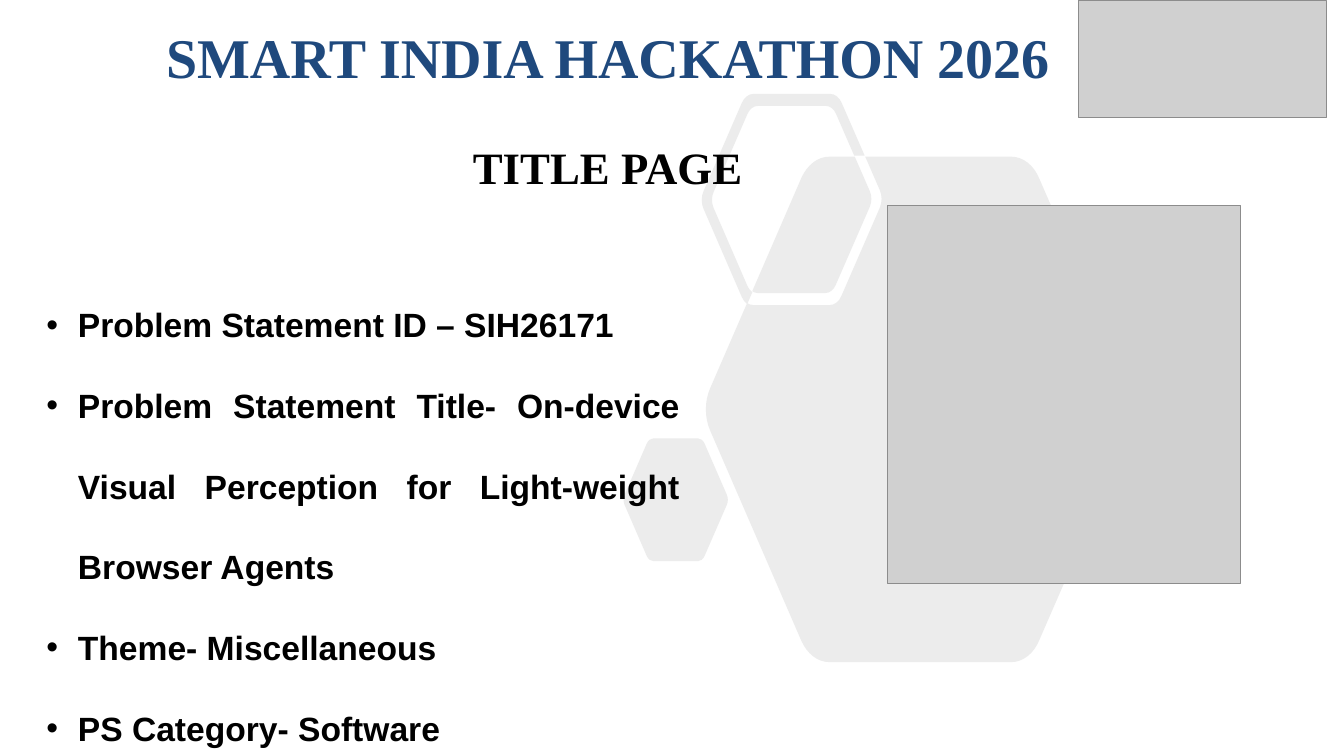
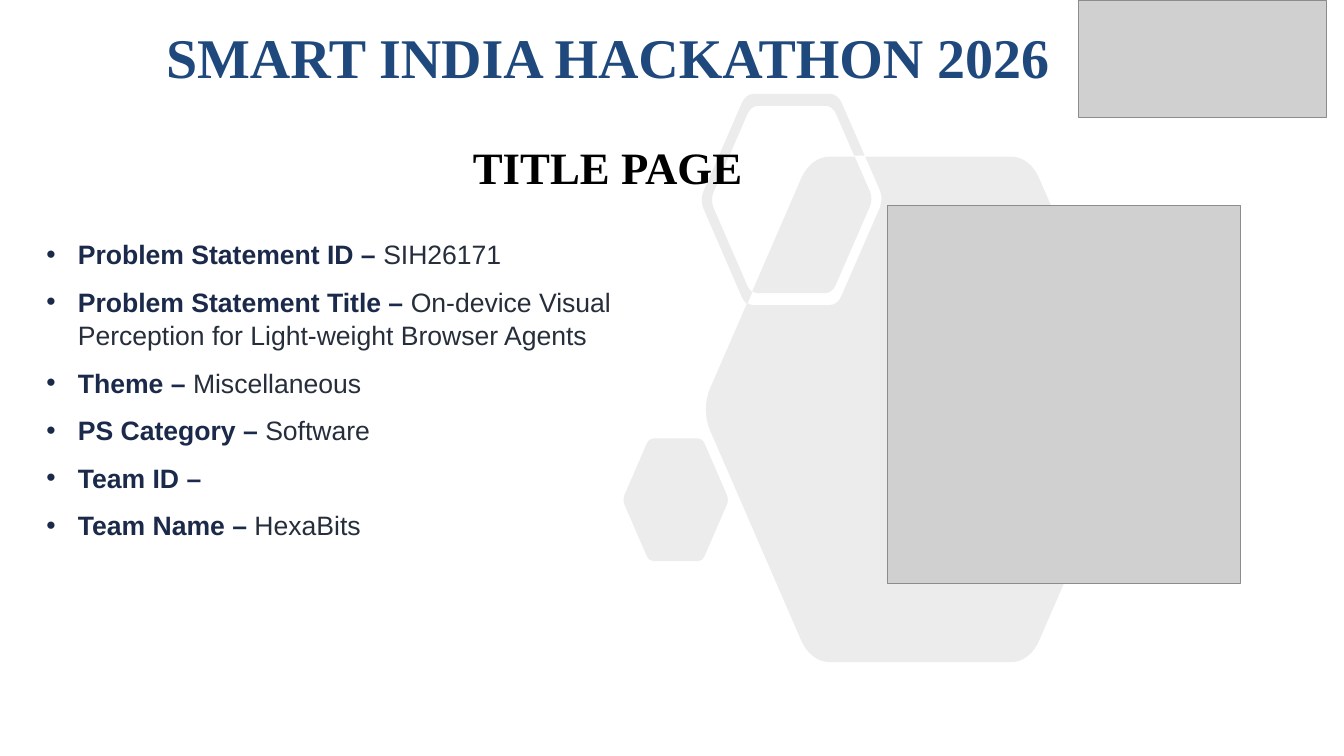
Before and after one commit to SanskaarUndale21/SIH26171, a slide deck: slide 1 of SIH2026-IDEA-Presentation-HexaBits.pptx. Drawn at 1344x756 pixels with LibreOffice and Linux fonts; fonts in the diff are those of the drawing; grey boxes stand for pictures. Boxes give left, top, right and bottom in pixels: in the first picture for what was removed or moved away, otherwise in the second. Text is boxed around its words. In the diff, an @@ line names an element or a change of style, - is before the commit and + after.

```diff
--- a/SIH2026-IDEA-Presentation-HexaBits.pptx
+++ b/SIH2026-IDEA-Presentation-HexaBits.pptx
@@ text at (x1=78, y1=244, x2=501, y2=265): size 24 to 19 pt in "Problem Statement ID – SIH26171"; text colour #000000 to #1B2A4A in "Problem Statement ID –"; text colour #000000 to #262E3B, bold off in "SIH26171"; alignment justified to left; line spacing 2 to 1.05; more space between paragraphs @@
@@ text at (x1=78, y1=292, x2=611, y2=536): text changed; size 24 to 19 pt; text colour #000000 to #262E3B; bold off @@
-• Problem Statement Title- On-device Visual Perception for Light-weight Browser Agents
-• Theme- Miscellaneous
-• PS Category- Software
-• Team ID-
-• Team Name-HexaBits
+• Problem Statement Title – On-device Visual Perception for Light-weight Browser Agents
+• Theme – Miscellaneous
+• PS Category – Software
+• Team ID –
+• Team Name – HexaBits
```
Also in this commit, not shown: 1 other slide changed, 4 slides added, 5 slides removed, 12 other files.
